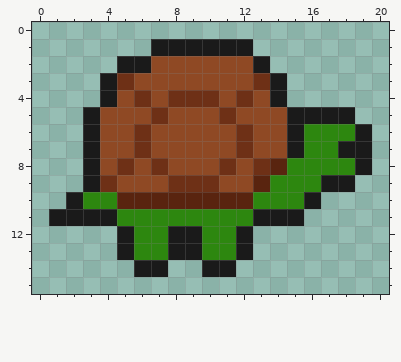
Pixel-art sprite: hommlite/assets/combat/units/turtle.png. Above is the file before it was changed.
The file is 21x16 pixels.
After the commit:
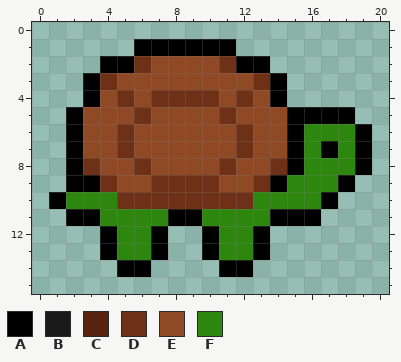
Palette (. is transparent): A #000000  B #1a1a1a  C #59240f  D #6e3016  E #8f4924  F #2d870f
What changed:
There is now colour A in row 1 at x 6; in row 2 at x 4; in rows 3 to 4 at x 3; in rows 5 to 9 at x 2; in row 10 at x 1 and 17; in row 11 at x 16.
There is now colour A in rows 12 to 13 at x 4 and 13; in row 14 at x 5 and 12.
The edit turns colour B into colour A in row 1 at x 7 to 11; in row 2 at x 5 and 13; in rows 3 to 4 at x 14; in row 5 at x 15 to 18; in rows 6 to 7 at x 15 and 19; in row 8 at x 19.
The edit turns colour B into colour A in row 9 at x 3 and 18; in row 11 at x 2 to 3 and 14 to 15; in row 14 at x 6 and 11.
The edit turns colour E into colour A in row 2 at x 12.
The edit turns colour F into colour A in row 7 at x 17; in row 8 at x 15; in row 9 at x 14; in row 11 at x 8 to 9; in rows 12 to 13 at x 7 and 10.
The edit turns colour B into colour D in row 2 at x 6; in row 3 at x 4; in row 8 at x 3.
The edit turns colour C into colour D in row 8 at x 14; in row 9 at x 13; in row 10 at x 5 to 12.
The edit turns colour E into colour D in row 2 at x 11; in row 4 at x 5 and 7; in row 5 at x 6; in rows 6 to 7 at x 5; in row 8 at x 6; in row 9 at x 7.
The edit turns colour B into colour E in row 4 at x 4; in rows 5 to 7 at x 3.
The edit turns colour D into colour E in row 3 at x 5; in row 4 at x 6; in row 5 at x 7; in rows 6 to 7 at x 6; in row 8 at x 5, 7 and 13.
The edit turns colour B into colour F in row 7 at x 18; in row 9 at x 17; in row 10 at x 2 and 16; in row 11 at x 4 and 13; in rows 12 to 13 at x 5 and 12.
The edit erases colour B in row 1 at x 12; in row 11 at x 1; in rows 12 to 13 at x 8 to 9; in row 14 at x 7 and 10.
Changed places in both pictures, as pixel boxes (x1, y1, x2, y2):
changed: (49, 39, 372, 277)
